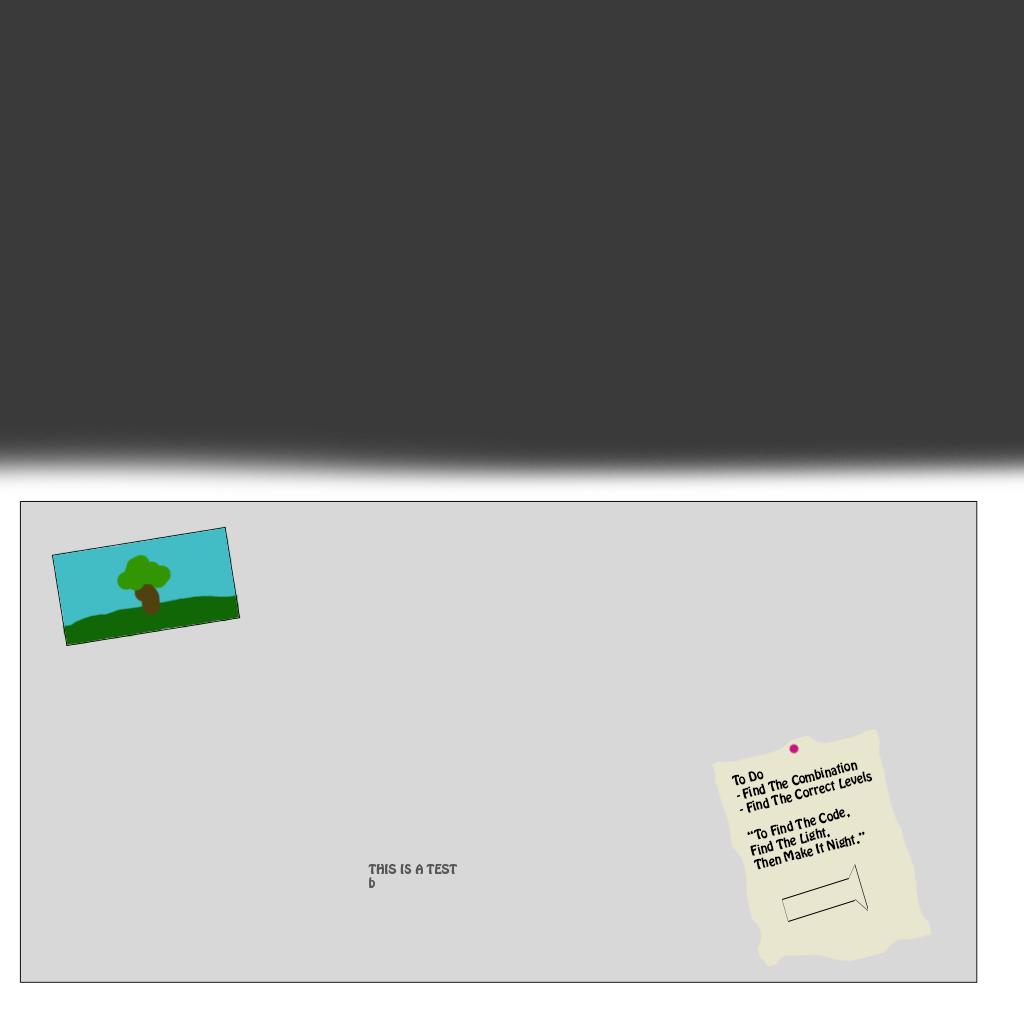
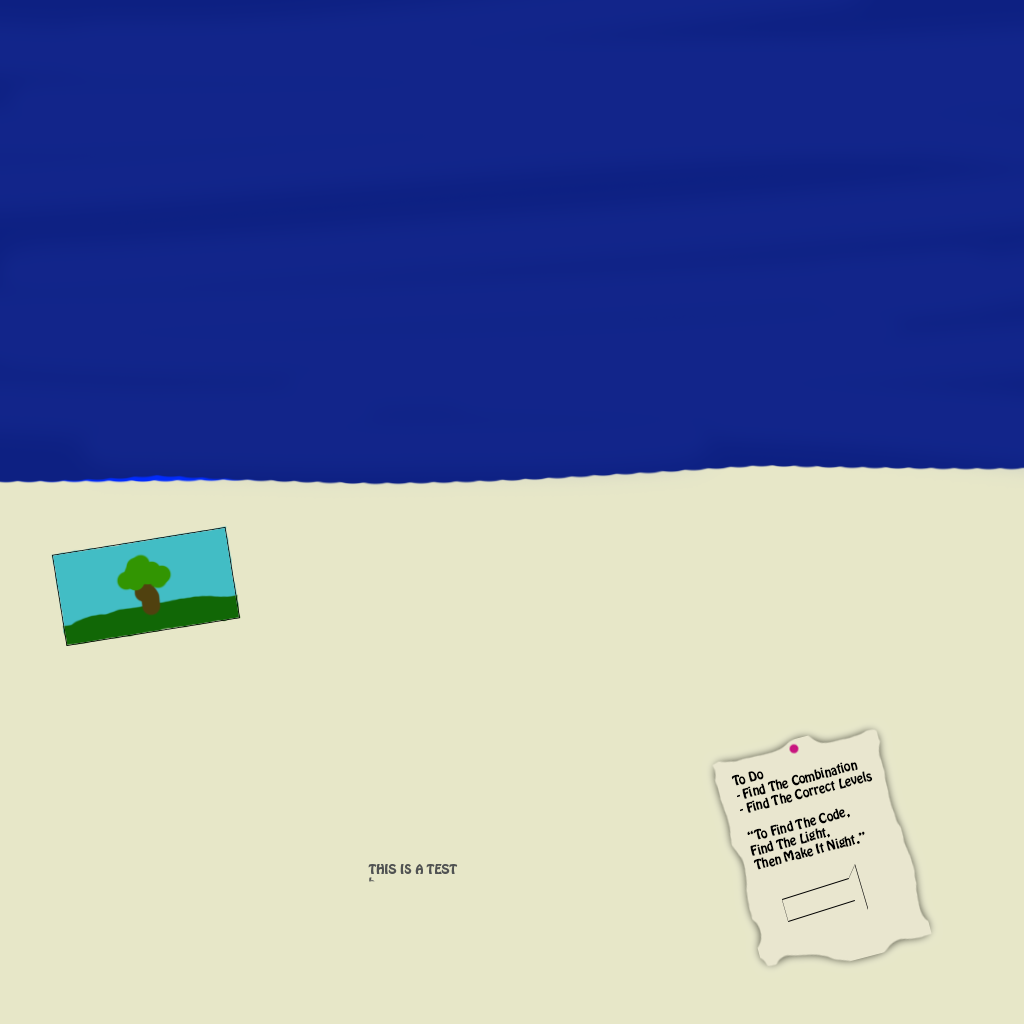
Comparing the layer stacks of the two 1024×1024 images. Changes:
hid "Shape 1" (1st of 6) over bbox(855, 899, 868, 911)
hid "Layer 1" over bbox(19, 500, 978, 983)
added layer "Layer 5" (20%) above "Layer 3" over bbox(0, 0, 1024, 503)
painted on "Layer 3" over bbox(0, 0, 1024, 1015)
painted on "Layer 2" over bbox(0, 426, 1024, 1024)
